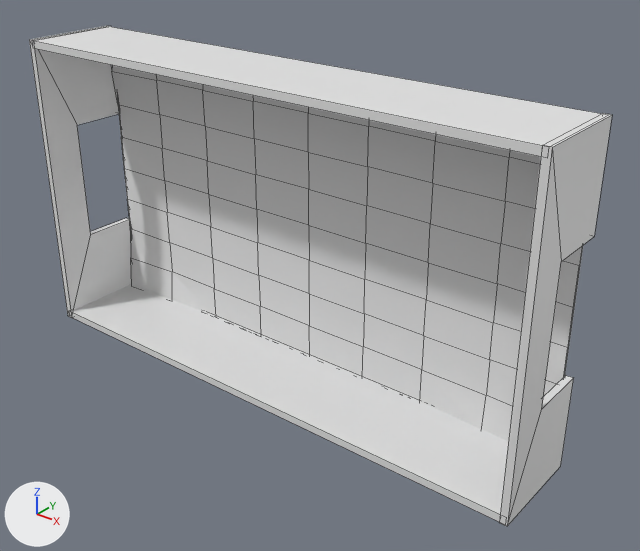
Two versions of the Blender file resources/blender/table.blend, one commit apart.
The view is the same before and after, from a 50 mm camera at (12.5, -15.22, 8.19) aimed at (1.0, -0.85, -0.72). Every picture has the same lights, and +X, +Y and +Z are marked at lower left. Mesh edges are drawn as thin lines.

Script lines for the objects in view, before the commit:
```python
mat_material = diffuse_material('Material')
mat_material.base_color = (0.8, 0.8, 0.8)  # white #e7e7e7
me_cube = bpy.data.meshes.new('Cube')
me_cube.from_pydata(...)  # 85 vertices, 101 faces; spans x -1.0..1.0, y -6.6..1.0, z -1.0..1.0
me_cube.materials.append(mat_material)  # white #e7e7e7
me_cube_006 = bpy.data.meshes.new('Cube.006')
me_cube_006.from_pydata(...)  # a box spanning x -7.81..5.88, y 3.35..3.54, z 1.86..4.24; a box spanning x -7.81..5.88, y -4.15..-3.96, z 1.86..4.24
me_mesh_002 = bpy.data.meshes.new('Mesh.002')
me_mesh_002.from_pydata(...)  # 16 vertices, 14 faces; spans x -1.29..-1.11, y -5.27..2.44, z 2.16..4.57
me_mesh_003 = bpy.data.meshes.new('Mesh.003')
me_mesh_003.from_pydata(...)  # 16 vertices, 14 faces; spans x -1.29..-1.11, y -5.27..2.44, z 2.16..4.57
ob_cube = bpy.data.objects.new('Cube', me_cube)
ob_cube.location = (0.0, 0.0, 0.0)
ob_cube.scale = (6.73, 0.0294, 3.66)
ob_cube_001 = bpy.data.objects.new('Cube.001', me_mesh_003)
ob_cube_001.location = (8.03, 2.19, 1.46)
ob_cube_001.rotation_euler = (1.571, 0.0, 0.0)  # degrees (90, 0, 0)
ob_cube_002 = bpy.data.objects.new('Cube.002', me_cube_006)
ob_cube_002.location = (0.99, 1.86, 0.35)
ob_cube_002.rotation_euler = (1.571, 0.0, 0.0)  # degrees (90, 0, 0)
ob_cube_003 = bpy.data.objects.new('Cube.003', me_mesh_002)
ob_cube_003.location = (-5.63, 2.19, 1.46)
ob_cube_003.rotation_euler = (1.571, 0.0, 0.0)  # degrees (90, 0, 0)
```
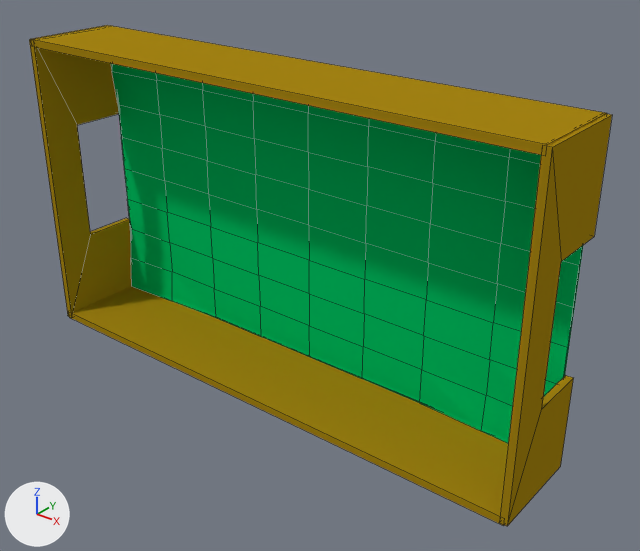
Pixel boxes [x1, y1, x2, y2] of what changed, in the pictures (640 x 551 px):
'Cube', recoloured (white to green): [111, 64, 583, 443] in both
'Cube.002', deleted: before [34, 27, 600, 522]
'Cube.005', added (yellow): after [70, 286, 508, 526]
'Cube.004', added (yellow): after [31, 25, 607, 155]
'Cube.001', recoloured: [499, 113, 612, 526] in both
'Cube.003', recoloured: [29, 26, 132, 318] in both

Patch to the scene script:
```diff
--- a/resources/blender/table.blend.py
+++ b/resources/blender/table.blend.py
@@ mat_material @@
 mat_material = diffuse_material('Material')
-mat_material.base_color = (0.8, 0.8, 0.8)  # white #e7e7e7
+mat_material.base_color = (0.0, 0.536, 0.123)  # green #00c162
@@ mat_material_003 @@
+mat_material_003 = diffuse_material('Material.003')
+mat_material_003.base_color = (0.378, 0.233, 0.00683)  # yellow #a58514
@@ me_mesh_003 @@
 me_mesh_003.from_pydata(...)  # 16 vertices, 14 faces; spans x -1.29..-1.11, y -5.27..2.44, z 2.16..4.57
+me_mesh_003.materials.append(mat_material_003)  # yellow #a58514
@@ me_mesh_002 @@
 me_mesh_002.from_pydata(...)  # 16 vertices, 14 faces; spans x -1.29..-1.11, y -5.27..2.44, z 2.16..4.57
+me_mesh_002.materials.append(mat_material_003)  # yellow #a58514
@@ me_lwall @@
+me_lwall.from_pydata(...)  # a box spanning x -7.81..5.88, y 3.35..3.54, z 1.86..4.24
+me_lwall.materials.append(mat_material_003)  # yellow #a58514
@@ me_rwall @@
+me_rwall.from_pydata(...)  # a box spanning x -7.81..5.88, y -4.15..-3.96, z 1.86..4.24
+me_rwall.materials.append(mat_material_003)  # yellow #a58514
@@ ob_cube_002 @@
-ob_cube_002 = bpy.data.objects.new('Cube.002', me_cube_006)
-ob_cube_002.location = (0.99, 1.86, 0.35)
-ob_cube_002.rotation_euler = (1.571, 0.0, 0.0)  # degrees (90, 0, 0)
@@ ob_cube_004 @@
+ob_cube_004 = bpy.data.objects.new('Cube.004', me_lwall)
+ob_cube_004.location = (0.95, 1.86, 0.38)
+ob_cube_004.rotation_euler = (1.571, 0.0, 0.0)  # degrees (90, 0, 0)
@@ ob_cube_005 @@
+ob_cube_005 = bpy.data.objects.new('Cube.005', me_rwall)
+ob_cube_005.location = (0.95, 1.87, 0.3)
+ob_cube_005.rotation_euler = (1.571, 0.0, 0.0)  # degrees (90, 0, 0)
```
